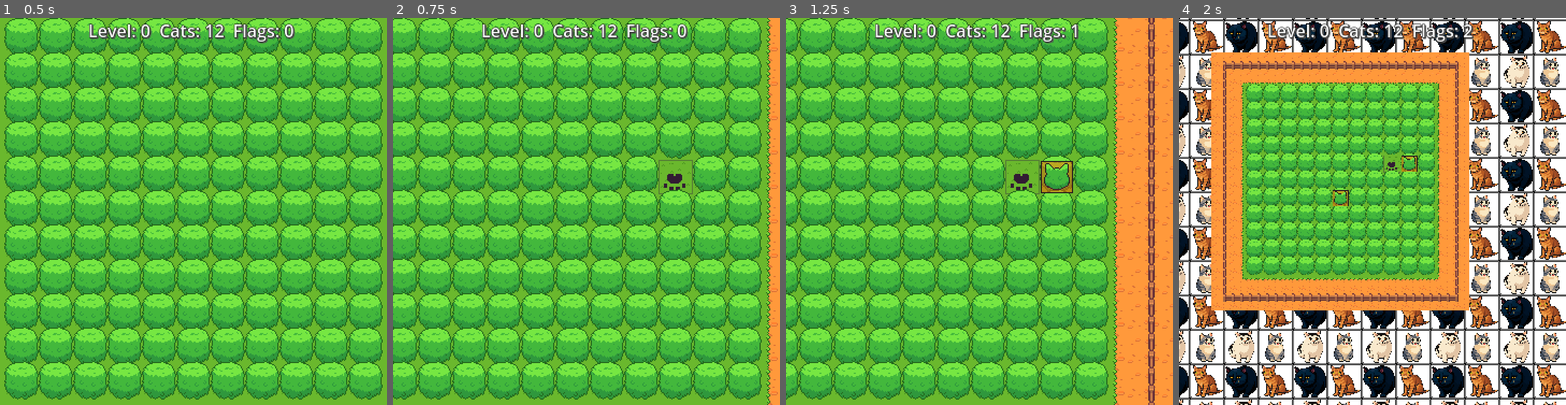
Above: before the commit, frames 1-4 (left to right).
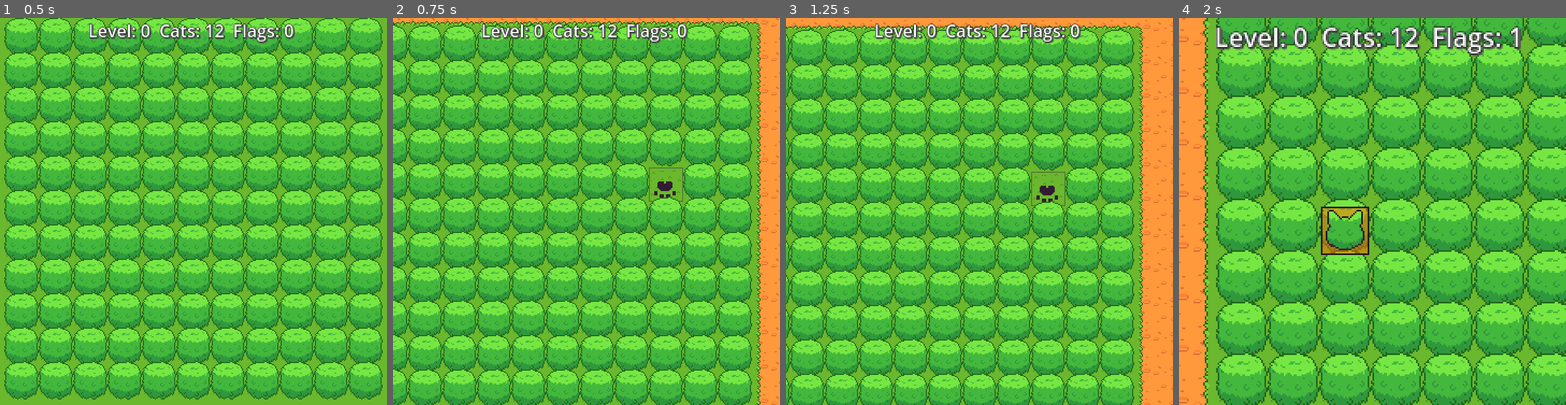
Above: after the commit, the same moments.

Repository: wratixor/whiskerweeper
Game: Godot game, scene res://game/scene/game.tscn
Same seed, same stepped clock (60 frames per second), same inputs: the game is played once before the commit and once after it.
Inputs (mouse positions are in pixels of both pictures, inside the frame that each line leads up to):
- Up to frame 1 (0.5 s): no input
- Up to frame 2 (0.75 s): tap Enter at 0.5 s; move the mouse to (671, 192) at 0.52 s; hold Right (ui_right) from 0.53 s (still down); click (671, 192) at 0.6 s
- Up to frame 3 (1.25 s): keep holding Right (ui_right); right-click (1064, 192) at 0.8 s
- Up to frame 4 (2 s): move the mouse to (1295, 230) at 1.27 s; release Right (ui_right) at 1.28 s; hold Down (ui_down) from 1.28 s (still down); right-click (1295, 230) at 1.35 s; click (1295, 230) at 1.42 s; tap Mouse wheel up (zoom_in, bound only after the commit) at 1.55 s

Frame 1 is identical in both runs. In frame 2, 75% of the frame differs, in the area x 0-100%, y 0-100%; in frame 3, 85%; in frame 4, 95%.

Commit message:
Adds zoom and Web export
Implements zoom in/out functionality using mouse wheel or +/- keys.

Adds a basic web export preset to facilitate web builds.

Updates game to adjust viewport to window size after zoom.

Diff:
--- a/game/global/global.gd
+++ b/game/global/global.gd
@@ -11,6 +11,7 @@
 const MAX_CAT_COUNT: int = int(floor((WORLD_SIZE_X * WORLD_SIZE_Y) * 0.5))
 
 var level: int = 0
+var zoom: int = 2
 
 func get_cat_count() -> int:
 	return min(MAX_CAT_COUNT, (START_CAT_COUNT + (level * INCREMENT_CAT)))
--- a/game/global/signal_bus.gd
+++ b/game/global/signal_bus.gd
@@ -10,3 +10,5 @@
 signal lvl_win()
 @warning_ignore("unused_signal")
 signal redraw_lvl()
+@warning_ignore("unused_signal")
+signal zoom_change()
--- a/game/scene/camera_2d.gd
+++ b/game/scene/camera_2d.gd
@@ -1,94 +1,94 @@
 extends Camera2D
-
-@onready var world: Node2D = %World
-
-
-# Параметры перемещения
-## Скорость перемещения камеры в пикселях/сек
-@export var speed: float = 300.0
-## Ускорение для плавного старта/остановки
-@export var acceleration: float = 10.0
-
-# Параметры зума
-## Шаг изменения зума за одно прокручивание колеса
-@export var zoom_step: float = 0.25
-## Минимальное приближение (0.5 = в 2 раза ближе)
-@export var min_zoom: Vector2 = Vector2(0.5, 0.5)
-## Максимальное отдаление (2.0 = в 2 раза дальше)
-@export var max_zoom: Vector2 = Vector2(2.0, 2.0)
-
-# Приватные переменные
-var target_velocity: Vector2 = Vector2.ZERO
-var current_velocity: Vector2 = Vector2.ZERO
-
-var left: int = 0
-var right: int = 256
-var up: int = 0
-var down: int = 256
-
-## Обработка ввода (для мгновенных действий, таких как зум)
-func _input(event: InputEvent) -> void:
-	# Проверяем, является ли событие нажатием кнопки мыши
-	if event is InputEventMouseButton:
-		var new_zoom = zoom
-		# Колесико вверх (Zoom In / Приближение)
-		if event.button_index == MOUSE_BUTTON_WHEEL_UP:
-			# Уменьшаем вектор zoom, чтобы приблизить (0.5 - ближе, 1.0 - стандарт)
-			new_zoom -= Vector2(zoom_step, zoom_step)
-		# Колесико вниз (Zoom Out / Отдаление)
-		elif event.button_index == MOUSE_BUTTON_WHEEL_DOWN:
-			# Увеличиваем вектор zoom, чтобы отдалить
-			new_zoom += Vector2(zoom_step, zoom_step)
-		# Применяем новое значение и ограничиваем его границами
-		zoom = new_zoom.clamp(min_zoom, max_zoom)
-
-
-func calc_border() -> void:
-	var border: int = 64
-	var screen_field: Vector2i = get_viewport_rect().size
-	var world_field: Vector2i = Global.WORLD_SIZE_PX
-	var center_cam: Vector2i = screen_field / 2
-	left = floor(world.position.x) - border + center_cam.x
-	right = floor(world.position.x) + world_field.x + border - center_cam.x
-	up = floor(world.position.y) - border + center_cam.y
-	down = floor(world.position.y) + world_field.y + border - center_cam.y
-
-	if (up > down):
-		up = floor(world.position.y + (world_field.y / 2.0))
-		down = up
-		self.position.y = up
-
-	if (left > right):
-		left = floor(world.position.x + (world_field.x / 2.0))
-		right = left
-		self.position.x = left
-
-
-## Функция обработки физики (для плавного движения)
-func _physics_process(delta: float):
-	calc_border()
-	# 1. Получение данных ввода для движения
-	var input_dir = Vector2.ZERO
-	input_dir.x = Input.get_axis("ui_left", "ui_right")
-	input_dir.y = Input.get_axis("ui_up", "ui_down")
-	# 2. Нормализация
-	if input_dir.length_squared() > 1.0:
-		input_dir = input_dir.normalized()
-	# 3. Вычисление целевой скорости
-	target_velocity = input_dir * speed
-	# 4. Сглаживание скорости
-	current_velocity = current_velocity.lerp(target_velocity, delta * acceleration)
-	# 5. Применение движения
-	position += current_velocity * delta
-	if position.x < left:
-		position.x = left
-		current_velocity = Vector2.ZERO
-	if position.x > right:
-		position.x = right
-		current_velocity = Vector2.ZERO
-	if position.y < up:
-		position.y = up
-		current_velocity = Vector2.ZERO
-	if position.y > down:
-		position.y = down
-		current_velocity = Vector2.ZERO
+#
+#@onready var world: Node2D = %World
+#
+#
+## Параметры перемещения
+### Скорость перемещения камеры в пикселях/сек
+#@export var speed: float = 300.0
+### Ускорение для плавного старта/остановки
+#@export var acceleration: float = 10.0
+#
+## Параметры зума
+### Шаг изменения зума за одно прокручивание колеса
+#@export var zoom_step: float = 0.25
+### Минимальное приближение (0.5 = в 2 раза ближе)
+#@export var min_zoom: Vector2 = Vector2(0.5, 0.5)
+### Максимальное отдаление (2.0 = в 2 раза дальше)
+#@export var max_zoom: Vector2 = Vector2(2.0, 2.0)
+#
+## Приватные переменные
+#var target_velocity: Vector2 = Vector2.ZERO
+#var current_velocity: Vector2 = Vector2.ZERO
+#
+#var left: int = 0
+#var right: int = 256
+#var up: int = 0
+#var down: int = 256
+#
+### Обработка ввода (для мгновенных действий, таких как зум)
+##func _input(event: InputEvent) -> void:
+	### Проверяем, является ли событие нажатием кнопки мыши
+	##if event is InputEventMouseButton:
+		##var new_zoom = zoom
+		### Колесико вверх (Zoom In / Приближение)
+		##if event.button_index == MOUSE_BUTTON_WHEEL_UP:
+			### Уменьшаем вектор zoom, чтобы приблизить (0.5 - ближе, 1.0 - стандарт)
+			##new_zoom -= Vector2(zoom_step, zoom_step)
+		### Колесико вниз (Zoom Out / Отдаление)
+		##elif event.button_index == MOUSE_BUTTON_WHEEL_DOWN:
+			### Увеличиваем вектор zoom, чтобы отдалить
+			##new_zoom += Vector2(zoom_step, zoom_step)
+		### Применяем новое значение и ограничиваем его границами
+		##zoom = new_zoom.clamp(min_zoom, max_zoom)
+#
+#
+#func calc_border() -> void:
+	#var border: int = 64
+	#var screen_field: Vector2i = get_viewport_rect().size
+	#var world_field: Vector2i = Global.WORLD_SIZE_PX
+	#var center_cam: Vector2i = screen_field / 2
+	#left = floor(world.position.x) - border + center_cam.x
+	#right = floor(world.position.x) + world_field.x + border - center_cam.x
+	#up = floor(world.position.y) - border + center_cam.y
+	#down = floor(world.position.y) + world_field.y + border - center_cam.y
+	#
+	#if (up > down):
+		#up = floor(world.position.y + (world_field.y / 2.0))
+		#down = up
+		#self.position.y = up
+	#
+	#if (left > right):
+		#left = floor(world.position.x + (world_field.x / 2.0))
+		#right = left
+		#self.position.x = left
+#
+#
+### Функция обработки физики (для плавного движения)
+#func _physics_process(delta: float):
+	#calc_border()
+	## 1. Получение данных ввода для движения
+	#var input_dir = Vector2.ZERO
+	#input_dir.x = Input.get_axis("ui_left", "ui_right")
+	#input_dir.y = Input.get_axis("ui_up", "ui_down")
+	## 2. Нормализация
+	#if input_dir.length_squared() > 1.0:
+		#input_dir = input_dir.normalized()
+	## 3. Вычисление целевой скорости
+	#target_velocity = input_dir * speed
+	## 4. Сглаживание скорости
+	#current_velocity = current_velocity.lerp(target_velocity, delta * acceleration)
+	## 5. Применение движения
+	#position += current_velocity * delta
+	#if position.x < left:
+		#position.x = left
+		#current_velocity = Vector2.ZERO
+	#if position.x > right:
+		#position.x = right
+		#current_velocity = Vector2.ZERO
+	#if position.y < up:
+		#position.y = up
+		#current_velocity = Vector2.ZERO
+	#if position.y > down:
+		#position.y = down
+		#current_velocity = Vector2.ZERO
--- /dev/null
+++ b/game/scene/cursor.gd
@@ -0,0 +1 @@
+extends Node2D
--- a/game/scene/game.gd
+++ b/game/scene/game.gd
@@ -1,17 +1,18 @@
 extends Node2D
 
 # Определите базовое разрешение
-const BASE_WIDTH = 360
-const BASE_HEIGHT = 360
-const BASE_SIZE = Vector2i(BASE_WIDTH, BASE_HEIGHT)
+const MIN_WIDTH = 360
+const MIN_HEIGHT = 360
+const MIN_SIZE = Vector2i(MIN_WIDTH, MIN_HEIGHT)
 var full: bool = false
 
 func _ready():
 	# Устанавливаем минимальный размер окна
-	DisplayServer.window_set_min_size(BASE_SIZE)
-	get_tree().root.content_scale_size = BASE_SIZE
+	DisplayServer.window_set_min_size(MIN_SIZE)
+	get_tree().root.content_scale_size = MIN_SIZE
 	# Подключаем сигнал изменения размера окна
 	get_tree().root.size_changed.connect(adjust_viewport_to_window)
+	SignalBus.zoom_change.connect(adjust_viewport_to_window)
 	adjust_viewport_to_window()
 
 func _process(_delta: float) -> void:
@@ -34,16 +35,21 @@
 	if window_size.x == 0 or window_size.y == 0:
 		return
 	# 1. Рассчитываем потенциальные масштабы по X и Y
-	var scale_x: float = float(window_size.x) / float(BASE_WIDTH)
-	var scale_y: float = float(window_size.y) / float(BASE_HEIGHT)
-	# 2. Находим МИНИМАЛЬНЫЙ из них и округляем ВНИЗ.
-	#    Это и есть наш "честный" целочисленный масштаб (1x, 2x, 3x...)
-	var integer_scale = max(1.0, floor(min(scale_x, scale_y)))
-	# 3. Рассчитываем НОВЫЙ базовый размер (Overscan)
 	var new_base_size = Vector2i(
-		floor(window_size.x / integer_scale),
-		floor(window_size.y / integer_scale)
+		floor(window_size.x / Global.zoom),
+		floor(window_size.y / Global.zoom)
 	)
+
+	#var scale_x: float = float(window_size.x) / float(MIN_WIDTH)
+	#var scale_y: float = float(window_size.y) / float(MIN_HEIGHT)
+	## 2. Находим МИНИМАЛЬНЫЙ из них и округляем ВНИЗ.
+	##    Это и есть наш "честный" целочисленный масштаб (1x, 2x, 3x...)
+	#var integer_scale = max(1.0, floor(min(scale_x, scale_y)))
+	## 3. Рассчитываем НОВЫЙ базовый размер (Overscan)
+	#var new_base_size = Vector2i(
+		#floor(window_size.x / integer_scale),
+		#floor(window_size.y / integer_scale)
+	#)
 	# 4. Применяем этот новый размер
 	get_tree().root.content_scale_size = new_base_size
 	#print("Window: %s | Scale: %sx | New Base Res: %s" % [window_size, integer_scale, new_base_size])
--- a/game/scene/game.tscn
+++ b/game/scene/game.tscn
@@ -6,6 +6,7 @@
 [ext_resource type="TileSet" uid="uid://b4ohonv2dgnm4" path="res://asset/tileset/whisker_tileset.tres" id="4_cm0t0"]
 [ext_resource type="PackedScene" uid="uid://bjxvpx5w6b7is" path="res://game/scene/simple_camera.tscn" id="4_j4u14"]
 [ext_resource type="TileSet" uid="uid://dygfslaw5fm0o" path="res://asset/tileset/paw_tileset.tres" id="5_cm0t0"]
+[ext_resource type="Script" uid="uid://dpj3t30vtmmpx" path="res://game/scene/cursor.gd" id="6_cm0t0"]
 [ext_resource type="Script" uid="uid://dbyct7w8bkgw0" path="res://game/scene/level_renderer.gd" id="7_n5sek"]
 [ext_resource type="Script" uid="uid://c0ssa1n7s4h87" path="res://game/scene/level_utility.gd" id="8_d1mle"]
 
@@ -45,6 +46,9 @@
 tile_map_data = PackedByteArray("AAABAAEAAAAAAAQAAAACAAIAAAAAAAQAAAADAAEAAAAAAAQAAAADAAMAAAAAAAUAAAAEAAIAAAAAAAUAAAAGAAMAAAAAAAUAAAAHAAYAAAAAAAUAAAA=")
 tile_set = ExtResource("4_cm0t0")
 
+[node name="Cursor" type="Node2D" parent="."]
+script = ExtResource("6_cm0t0")
+
 [node name="LevelData" parent="." instance=ExtResource("3_6ovqv")]
 unique_name_in_owner = true
 
--- a/game/scene/level_utility.gd
+++ b/game/scene/level_utility.gd
@@ -8,6 +8,7 @@
 
 
 var pause: bool = false
+var invert: bool = false
 
 func _ready() -> void:
 	level_data.generate_new()
@@ -31,6 +32,13 @@
 
 
 func _process(_delta: float) -> void:
+	if Input.is_action_just_pressed("zoom_in"):
+		Global.zoom = min(4, Global.zoom + 1)
+		SignalBus.zoom_change.emit()
+	if Input.is_action_just_pressed("zoom_out"):
+		Global.zoom = max(1, Global.zoom - 1)
+		SignalBus.zoom_change.emit()
+
 	if (pause):
 		if Input.is_action_just_pressed("left_click") or Input.is_action_just_pressed("right_click"):
 			pause = false
@@ -38,12 +46,45 @@
 	else:
 		var screen_pos: Vector2 = stats.get_global_mouse_position()
 		var cell: Vector2i = convert_mouse_to_cell(screen_pos)
-		if Input.is_action_just_pressed("left_click"):
-			SignalBus.l_click.emit(cell.x, cell.y)
-			#print("lc: ", cell, screen_pos)
-		if Input.is_action_just_pressed("right_click"):
-			SignalBus.r_click.emit(cell.x, cell.y)
-			#print("rc: ", cell, screen_pos)
+		if cell.x >= 0 && cell.y >= 0 && cell.x < Global.WORLD_SIZE_X && cell.y < Global.WORLD_SIZE_Y:
+			var cwx: float = Global.WORLD_SIZE_X / 2.0
+			var cwy: float = Global.WORLD_SIZE_Y / 2.0
+			var cdfx: float = float(cell.x) + 0.5 - cwx
+			var cdfy: float = float(cell.y) + 0.5 - cwy
+			var cdfxn: float = cdfx / cwx
+			var cdfyn: float = cdfy / cwy
+			var window_size: Vector2 = get_tree().root.content_scale_size
+			#var scr_r: float = min(window_size.x / 2.0, window_size.y / 2.0)
+			var max_dif_scr_x: float = (float((Global.WORLD_SIZE_X + 4) * Global.CELL_SIZE.x) - window_size.x) / 2.0
+			var max_dif_scr_y: float = (float((Global.WORLD_SIZE_Y + 4) * Global.CELL_SIZE.y) - window_size.y) / 2.0
+			var cam_dif_x: float = cdfxn * max_dif_scr_x
+			var cam_dif_y: float = cdfyn * max_dif_scr_y
+			var start_cam_pos_x: float = node_2d.position.x + (float(Global.WORLD_SIZE_X * Global.CELL_SIZE.x) / 2.0)
+			var start_cam_pos_y: float = node_2d.position.y + (float(Global.WORLD_SIZE_Y * Global.CELL_SIZE.y) / 2.0)
+			var new_cam_pos_x: float = start_cam_pos_x + cam_dif_x
+			var new_cam_pos_y: float = start_cam_pos_y + cam_dif_y
+			if max_dif_scr_x < 0:
+				new_cam_pos_x = start_cam_pos_x
+			if max_dif_scr_y < 0:
+				new_cam_pos_y = start_cam_pos_y
+			camera_2d.position = Vector2(new_cam_pos_x, new_cam_pos_y)
+
+
+
+			if Input.is_action_just_pressed("left_click"):
+				if !invert:
+					SignalBus.l_click.emit(cell.x, cell.y)
+				else:
+					SignalBus.r_click.emit(cell.x, cell.y)
+			if Input.is_action_just_pressed("right_click"):
+				if !invert:
+					SignalBus.r_click.emit(cell.x, cell.y)
+				else:
+					SignalBus.l_click.emit(cell.x, cell.y)
+		else:
+			if Input.is_action_just_pressed("left_click") or Input.is_action_just_pressed("right_click"):
+				#print("i: ", cell, screen_pos)
+				invert = !invert
 
 
 func lose() -> void:
--- /dev/null
+++ b/game/test_scene/debug_mouse_label.tscn
@@ -0,0 +1,6 @@
+[gd_scene load_steps=2 format=3 uid="uid://ee5aipovq7xa"]
+
+[ext_resource type="Script" uid="uid://nj2vaeneu3mw" path="res://game/test_scene/debug_mouse.gd" id="1_e48nw"]
+
+[node name="Label" type="RichTextLabel"]
+script = ExtResource("1_e48nw")
--- a/project.godot
+++ b/project.godot
@@ -22,8 +22,8 @@
 
 [display]
 
-window/size/viewport_width=360
-window/size/viewport_height=360
+window/size/viewport_width=720
+window/size/viewport_height=720
 window/stretch/mode="viewport"
 window/stretch/aspect="expand"
 window/stretch/scale_mode="integer"
@@ -52,9 +52,28 @@
 , Object(InputEventJoypadButton,"resource_local_to_scene":false,"resource_name":"","device":-1,"button_index":0,"pressure":0.0,"pressed":false,"script":null)
 ]
 }
+zoom_in={
+"deadzone": 0.2,
+"events": [Object(InputEventMouseButton,"resource_local_to_scene":false,"resource_name":"","device":-1,"window_id":0,"alt_pressed":false,"shift_pressed":false,"ctrl_pressed":false,"meta_pressed":false,"button_mask":0,"position":Vector2(0, 0),"global_position":Vector2(0, 0),"factor":1.0,"button_index":4,"canceled":false,"pressed":false,"double_click":false,"script":null)
+, Object(InputEventKey,"resource_local_to_scene":false,"resource_name":"","device":-1,"window_id":0,"alt_pressed":false,"shift_pressed":false,"ctrl_pressed":false,"meta_pressed":false,"pressed":false,"keycode":0,"physical_keycode":61,"key_label":0,"unicode":61,"location":0,"echo":false,"script":null)
+, Object(InputEventJoypadButton,"resource_local_to_scene":false,"resource_name":"","device":-1,"button_index":10,"pressure":0.0,"pressed":false,"script":null)
+]
+}
+zoom_out={
+"deadzone": 0.2,
+"events": [Object(InputEventMouseButton,"resource_local_to_scene":false,"resource_name":"","device":-1,"window_id":0,"alt_pressed":false,"shift_pressed":false,"ctrl_pressed":false,"meta_pressed":false,"button_mask":0,"position":Vector2(0, 0),"global_position":Vector2(0, 0),"factor":1.0,"button_index":5,"canceled":false,"pressed":false,"double_click":false,"script":null)
+, Object(InputEventKey,"resource_local_to_scene":false,"resource_name":"","device":-1,"window_id":0,"alt_pressed":false,"shift_pressed":false,"ctrl_pressed":false,"meta_pressed":false,"pressed":false,"keycode":0,"physical_keycode":45,"key_label":0,"unicode":45,"location":0,"echo":false,"script":null)
+, Object(InputEventJoypadButton,"resource_local_to_scene":false,"resource_name":"","device":-1,"button_index":9,"pressure":0.0,"pressed":false,"script":null)
+]
+}
+
+[input_devices]
+
+pointing/android/enable_pan_and_scale_gestures=true
 
 [rendering]
 
 textures/canvas_textures/default_texture_filter=0
 renderer/rendering_method="gl_compatibility"
 renderer/rendering_method.mobile="gl_compatibility"
+textures/vram_compression/import_etc2_astc=true
Not shown, changed: export_presets.cfg
Not shown, added: game/scene/cursor.gd.uid
Not shown: 1 places in game/scene/game.tscn that only renumber resources
